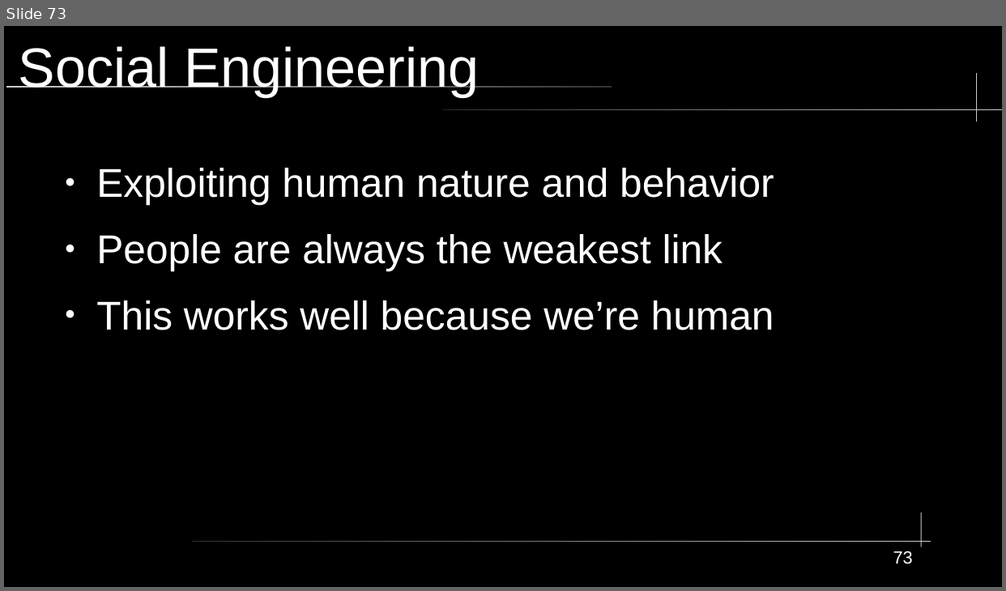
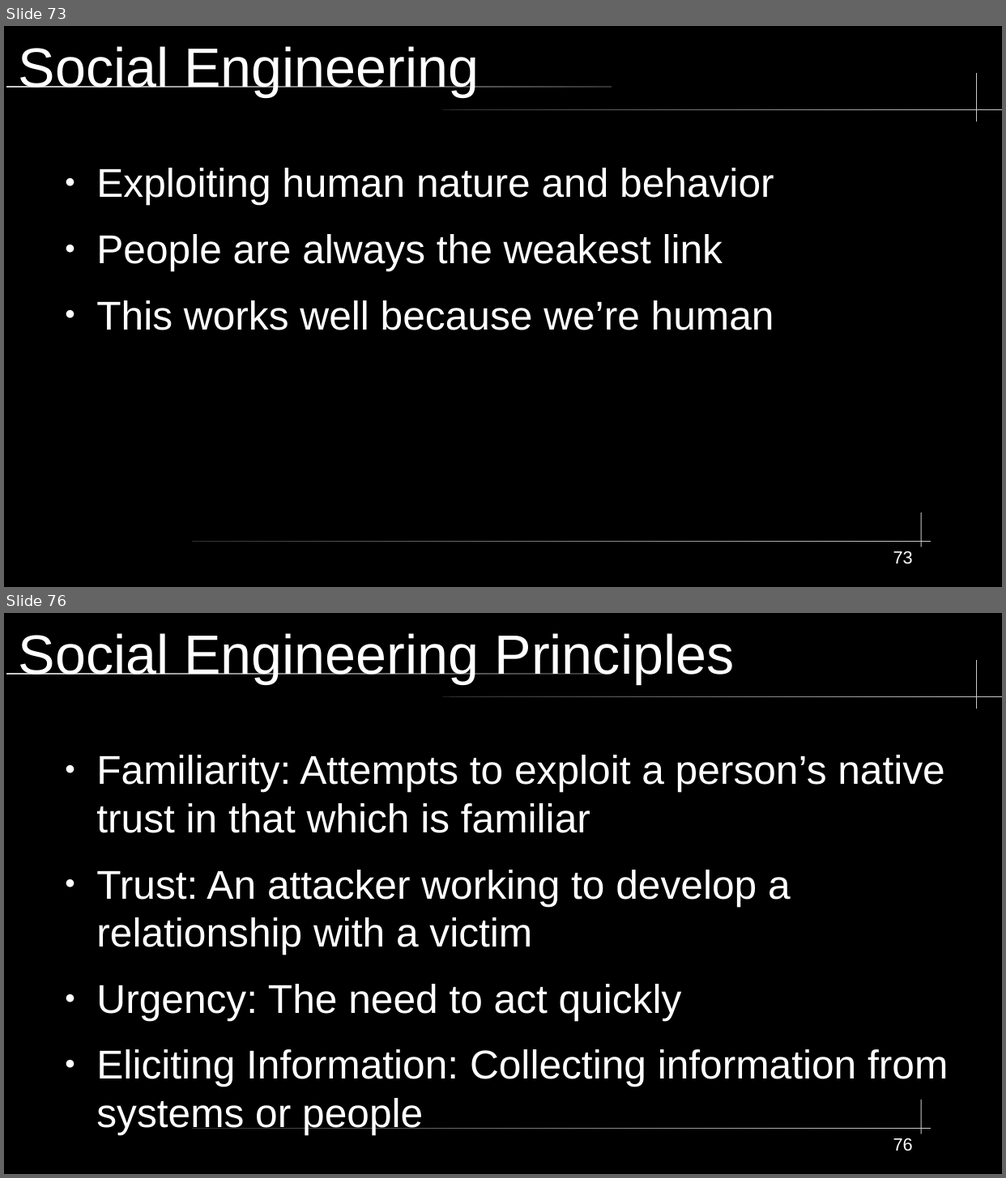
Before and after one commit to City-Colleges-of-Chicago-Cybersecurity/COMPSFI-214, a slide deck: 2026/Spring/powerpoints/Chapter-02-Personnel-Security-and-Risk-Management-Concepts.odp. Shown one above the other, each under a label of ours: slide 73 before the commit, slides 73 and 76 after it; the slides between them are not shown. The pictures are 1006x591 and 1006x1178 pixels, drawn with LibreOffice and Linux fonts; fonts in the diff are those of the drawing. Boxes give left, top, right and bottom in pixels: in the first picture for what was removed or moved away, otherwise in the second. Text is boxed around its words. In the diff, an @@ line names an element or a change of style, - is before the commit and + after.

```diff
--- a/2026/Spring/powerpoints/Chapter-02-Personnel-Security-and-Risk-Management-Concepts.odp
+++ b/2026/Spring/powerpoints/Chapter-02-Personnel-Security-and-Risk-Management-Concepts.odp
@@ slide 76 added at [4,613,1002,1174], background #000000; not listed: 5 template elements that a slide beside it also shows @@
@@ title added at [19,633,735,684], 44 pt, text #FFFFFF @@
+Social Engineering Principles
@@ text added at [96,755,948,1135], 32 pt, text #FFFFFF @@
+● Familiarity: Attempts to exploit a person’s native trust in that which is familiar
+● Trust: An attacker working to develop a relationship with a victim
+● Urgency: The need to act quickly
+● Eliciting Information: Collecting information from systems or people
@@ page number added at [893,1139,913,1152], 14 pt, text #FFFFFF @@
+76
```
Also in this commit, not shown: 1 slide changed, 10 other slides added, 1 slide removed, 2 other files.
